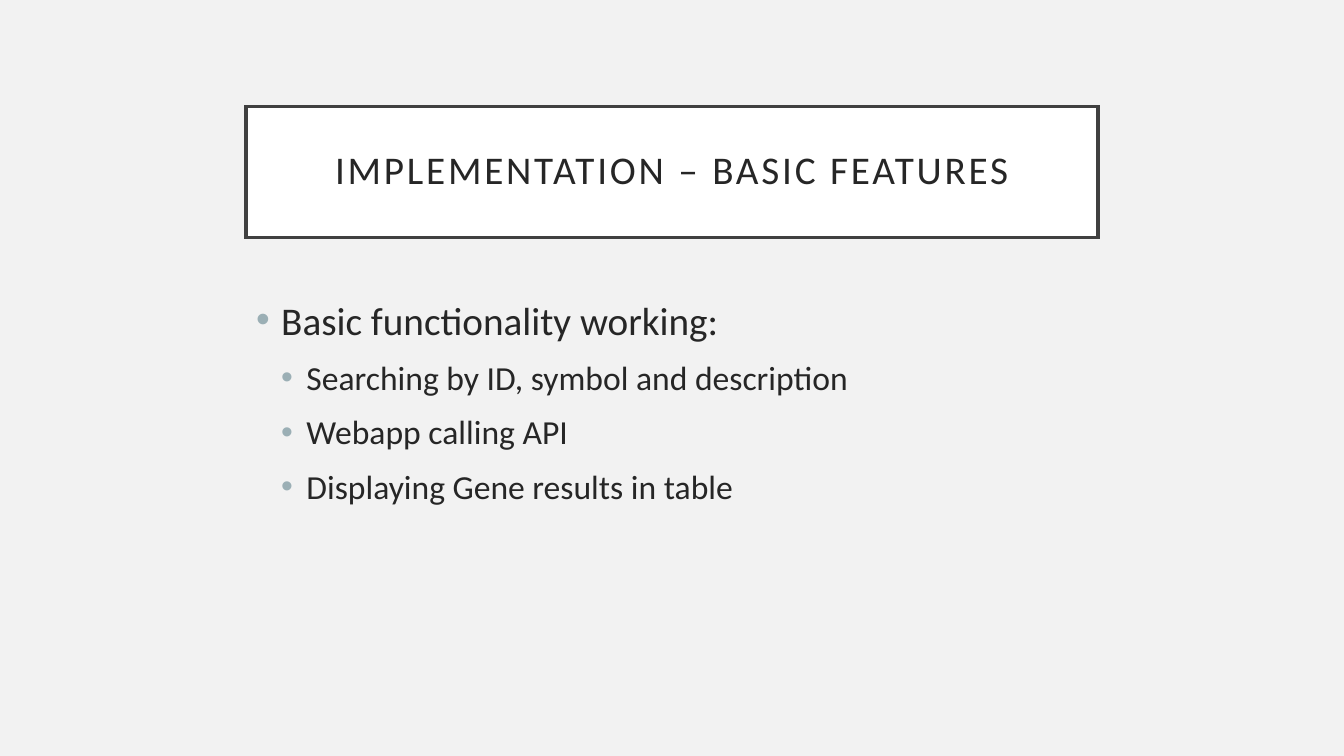
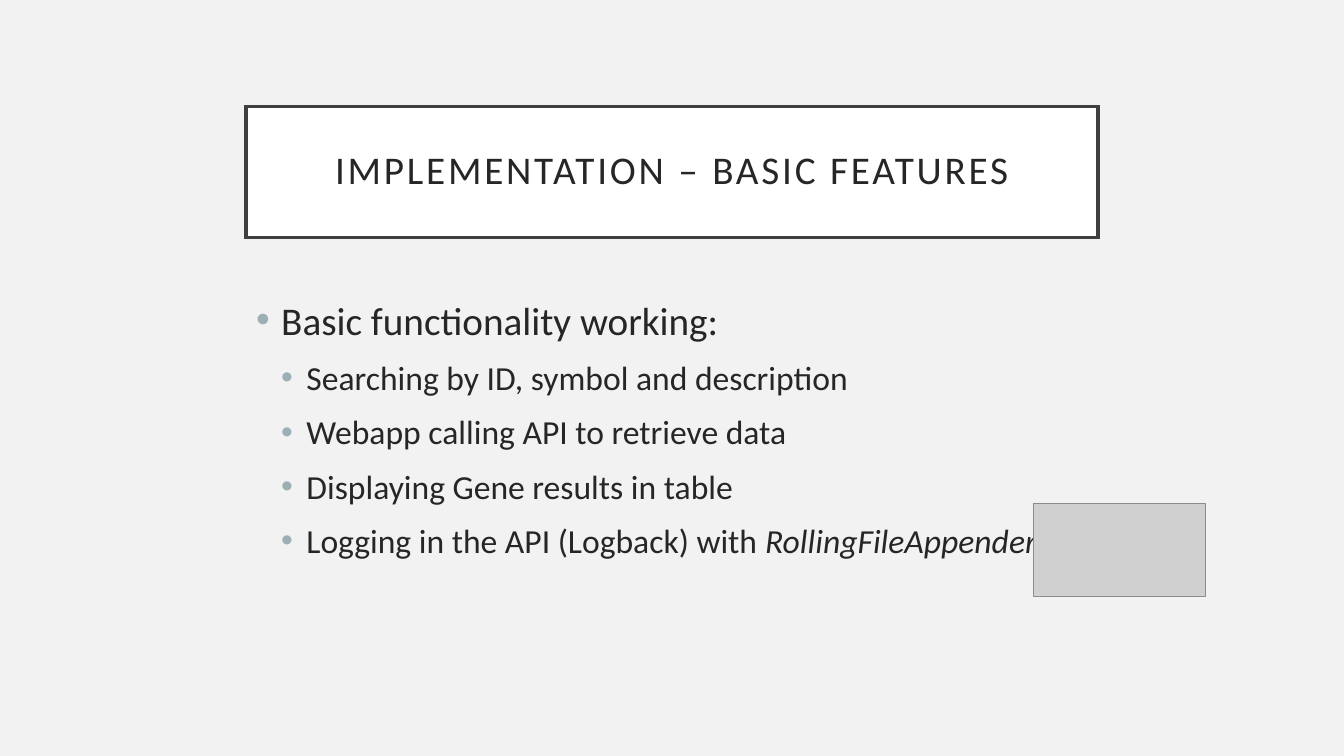
Before and after one commit to G43beli/GENEius, a slide deck: slide 5 of docs/Presentation.pptx. Drawn at 1344x756 pixels with LibreOffice and Linux fonts; fonts in the diff are those of the drawing; grey boxes stand for pictures. Boxes give left, top, right and bottom in pixels: in the first picture for what was removed or moved away, otherwise in the second. Text is boxed around its words. In the diff, an @@ line names an element or a change of style, - is before the commit and + after.

```diff
--- a/docs/Presentation.pptx
+++ b/docs/Presentation.pptx
@@ text at (306, 420, 786, 450): text changed @@
-  • Webapp calling API
+  • Webapp calling API to retrieve data
@@ picture added at (1033, 503, 1206, 596) @@
@@ text at (306, 526, 1036, 562): paragraph added @@
+  • Logging in the API (Logback) with RollingFileAppender
```
Also in this commit, not shown: 9 other slides changed, 3 other files.
